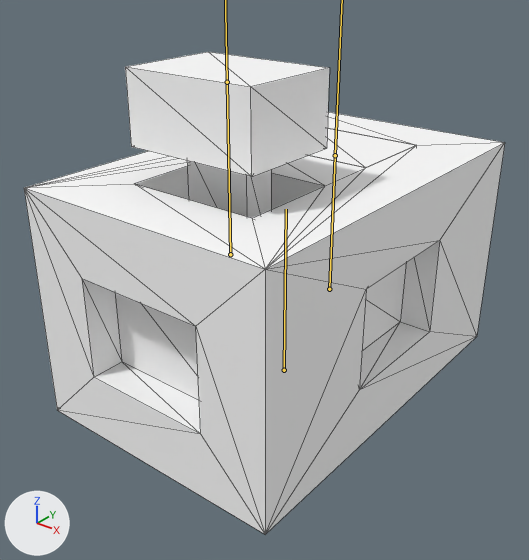
Before and after pictures for a commit that changed the FBX model Game/Assets/Models/Mechanisms/Engine/Engine.fbx.
Camera for both pictures: a 50 mm lens placed at (12.21, -16.29, 13.14), pointed at (-0.06, -0.96, 3.63). The lights are fixed; the arrows at lower left show +X, +Y and +Z. Both versions are drawn at frame 8 of the action 'Armature|EngineOn'; the numbers are the values there. The bones that bend it are drawn over the model as lines. Mesh edges are drawn as thin lines.

Names of what the first picture shows: 'Engine'.
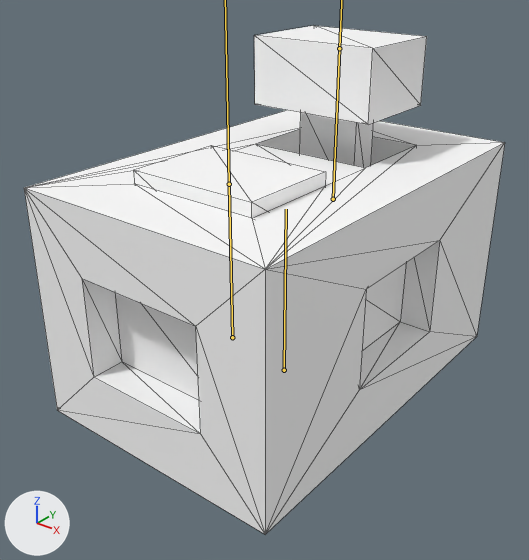
The change in detail:
Bone 'piston_2' (bone_piston_2) moves from (0.0, -3.0, 0.0) to (0.0, 0.22, 0.0).
Bone 'piston_1' (bone_piston_1) moves from (0.0, 0.0, 0.0) to (0.0, -2.62, 0.0).

Pixel boxes (x1, y1, x2, y2) of what changed, in the pictures (529 x 560 px):
'Engine', posed: before (24, 52, 505, 534); after (24, 26, 505, 534)
bone 'piston_2', root to tip: before (329, 289) to (335, 155); after (333, 199) to (339, 48)
bone 'piston_1', root to tip: before (230, 254) to (227, 82); after (232, 337) to (229, 184)
